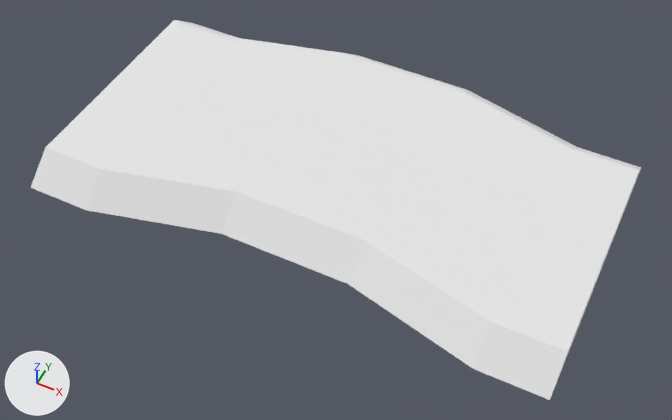
Two versions of the OBJ model DynamicLab/Assets/Nature Kit/Models/OBJ format/crops_dirtRow.obj, one commit apart.
The view is the same before and after, from a 50 mm lens placed at (0.536, -1.085, 1.262), pointed at (0.015, -0.043, -0.04). Lighting does not change. The marker at lower left points along +X, +Y and +Z. The older version comes first. Where no turn or scale is listed for an object, it has been applied to the vertices.

Names of what the first picture shows: 'crops_dirtRow'.
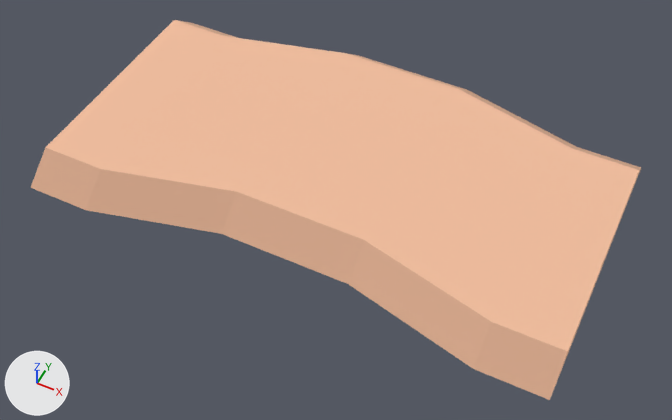
Boxes [x1, y1, x2, y2] around the edits, measured in the pictures (672 x 420 px):
'crops_dirtRow', recoloured (white to beige): [31, 20, 641, 400] in both

Edits to the bpy script that builds the scene:
```text
Change mat_dirtdark:
    mat_dirtdark.base_color: (0.8, 0.8, 0.8) -> (0.71, 0.408, 0.271)  # white #e7e7e7 -> beige #dbab8e
Change mat_dirt:
    mat_dirt.base_color: (0.8, 0.8, 0.8) -> (0.886, 0.514, 0.341)  # white #e7e7e7 -> beige #f2be9e
```
